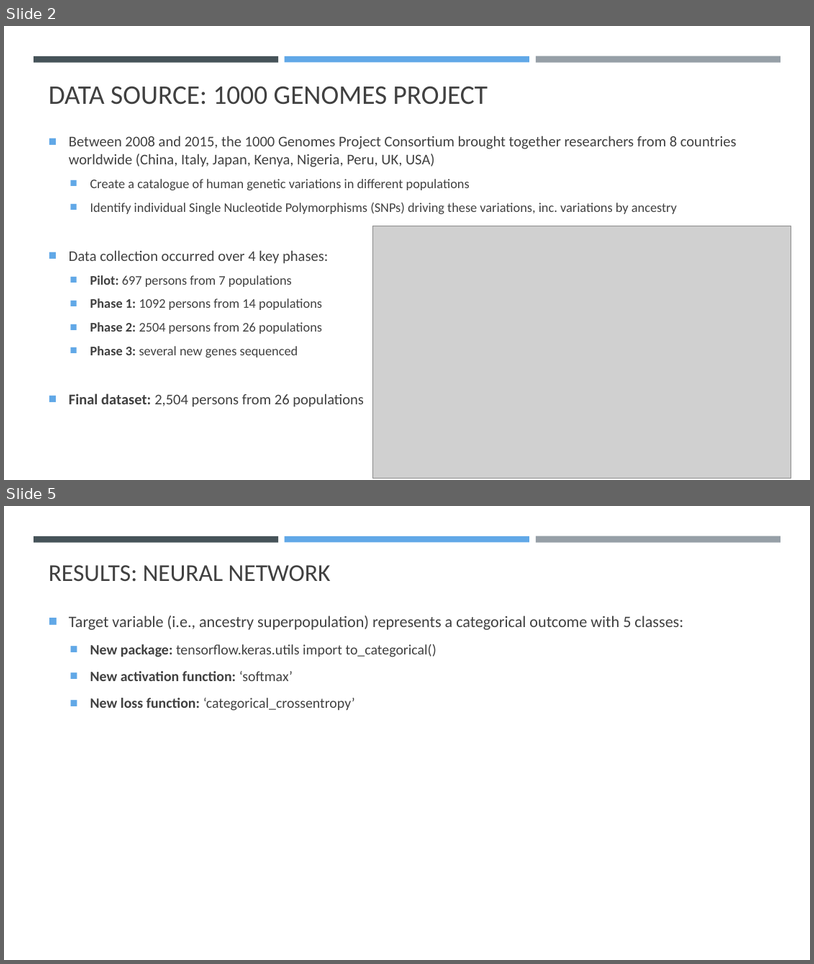
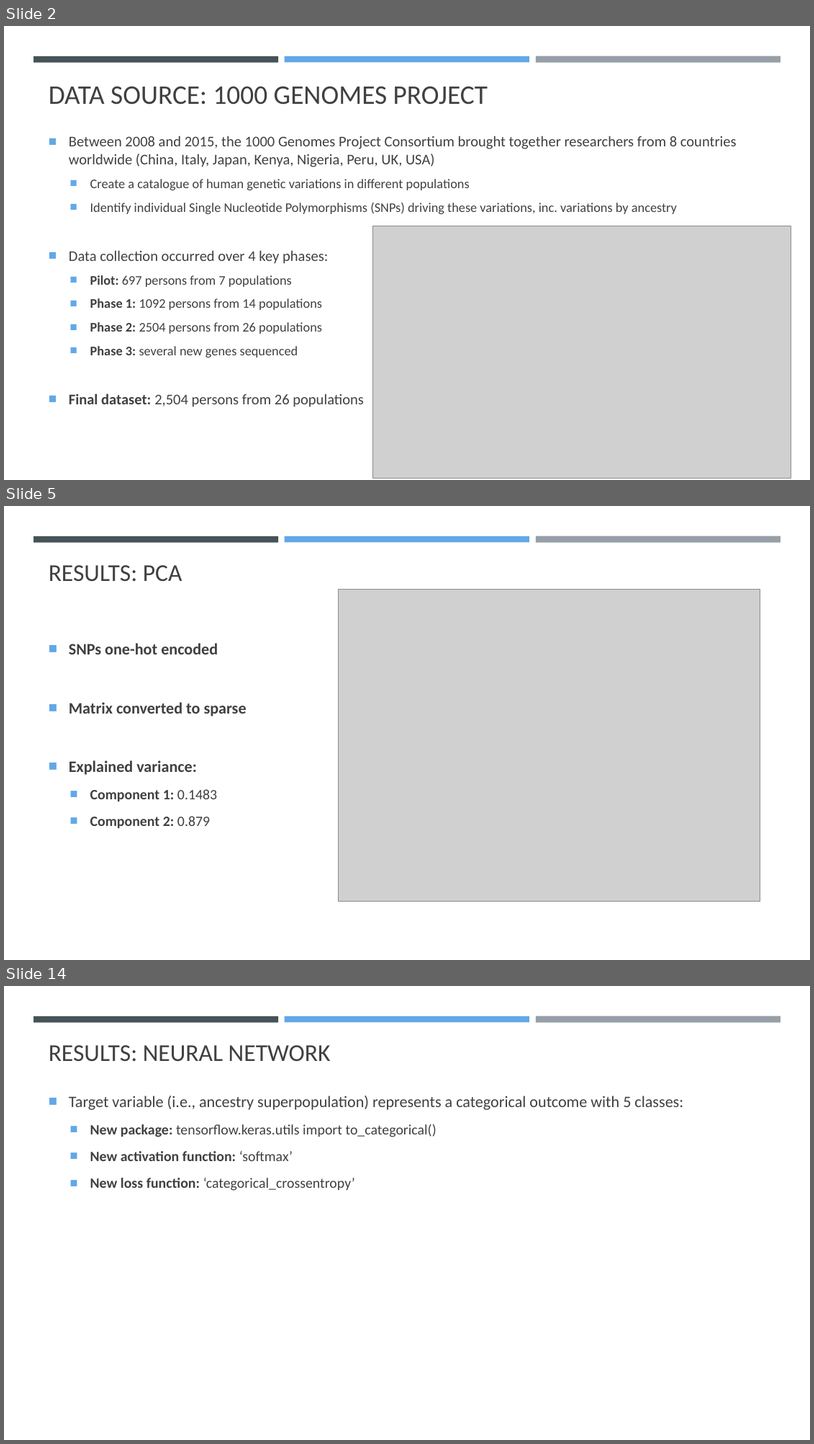
Before and after one commit to K-G-Witt/project4-team1, a slide deck: 1000genomes_Presentation.pptx. Shown one above the other, each under a label of ours: slides 2 and 5 before the commit, slides 2, 5 and 14 after it; the slides between them are not shown. The pictures are 814x964 and 814x1444 pixels, drawn with LibreOffice and Linux fonts; fonts in the diff are those of the drawing; grey boxes stand for pictures. Boxes give left, top, right and bottom in pixels: in the first picture for what was removed or moved away, otherwise in the second. Text is boxed around its words. In the diff, an @@ line names an element or a change of style, - is before the commit and + after.

```diff
--- a/1000genomes_Presentation.pptx
+++ b/1000genomes_Presentation.pptx
@@ slide 5 added at (x1=4, y1=506, x2=810, y2=960), background #FFFFFF; not listed: 3 template elements that a slide beside it also shows @@
@@ title added at (x1=49, y1=565, x2=183, y2=582), 28.8 pt, text #404040 @@
+RESULTS: PCA
@@ picture added at (x1=339, y1=590, x2=761, y2=901) @@
@@ text added at (x1=69, y1=643, x2=247, y2=828), 19 pt, text #404040, bold @@
+■ SNPs one-hot encoded
+■ Matrix converted to sparse
+■ Explained variance:
+  ■ Component 1: 0.1483
+  ■ Component 2: 0.879
@@ what was slide 5 is now slide 14 @@
```
Also in this commit, not shown: 1 slide changed, 9 other slides added, 1 slide removed.
